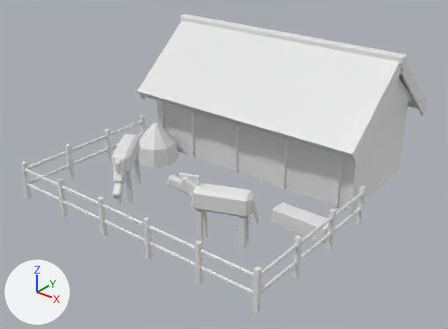
A saved change to the glTF model public/buildings/stable_1.glb.
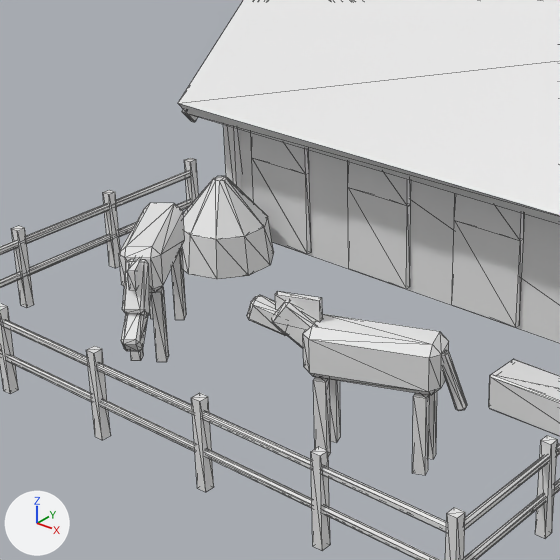
Each version appears first whole from a 50 mm lens placed at (10.05, -12.66, 8.57), pointed at (0.09, -0.21, 0.86), and next in a close-up on the part from 13% to 68% of the width and 14% to 88% of the height. Every picture has the same lights, and +X, +Y and +Z are marked at lower left. The older version's two pictures come first. The close-ups show mesh edges as thin lines. Vertices at exactly the same position are counted once.

The first close-up shows 'stable_1'.
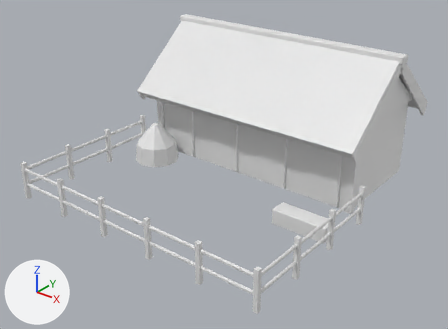
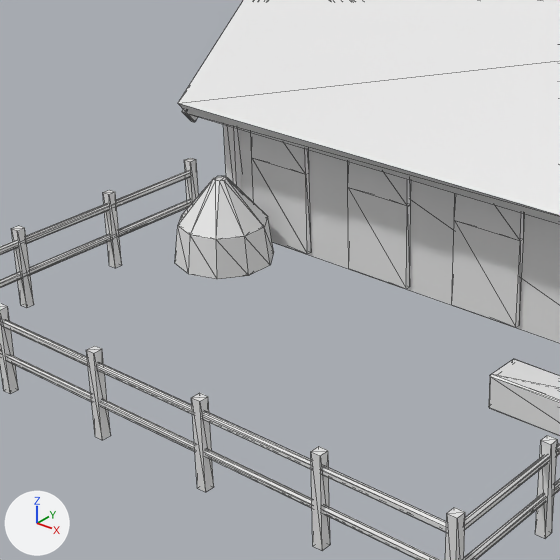
Location of each change, (x1, y1, x2, y2) in pixels of the close-ups (560 x 560 px):
```json
{"part": 1, "of": "me_stable_1", "change": "deleted", "before": [119, 203, 467, 475]}
```

Edits to the scene script, one JSON object a line:
```json
{"block": "me_stable_1", "where": "# used by ob_stable_1; location = (0.0, 0.0, 0.0)"}
{"op": "remove", "block": "me_stable_1", "code": "me_stable_1.from_pydata(...)  # 792 vertices, 1400 faces; spans x -4.06..4.06, y -4.06..4.96, z 0.0..4.08"}
{"op": "add", "block": "me_stable_1", "code": "me_stable_1.from_pydata(...)  # 520 vertices, 928 faces; spans x -4.06..4.06, y -4.06..4.96, z 0.0..4.08"}
{"block": "me_stable_1", "change": "me_stable_1 part 1: 18 loose pieces with 272 vertices, spanning x -2.59..2.74, y -3.2..-1.16, z 0.0..1.8, are deleted"}
{"op": "remove", "block": "me_stable_1", "code": "me_stable_1.materials.append(mat_horse_5b3f2c)  # white #e7e7e7"}
{"op": "remove", "block": "me_stable_1", "code": "me_stable_1.materials.append(mat_horse_2e2824)  # white #e7e7e7"}
{"op": "remove", "block": "me_stable_1", "code": "me_stable_1.materials.append(mat_horse_8b8780)  # white #e7e7e7"}
```
